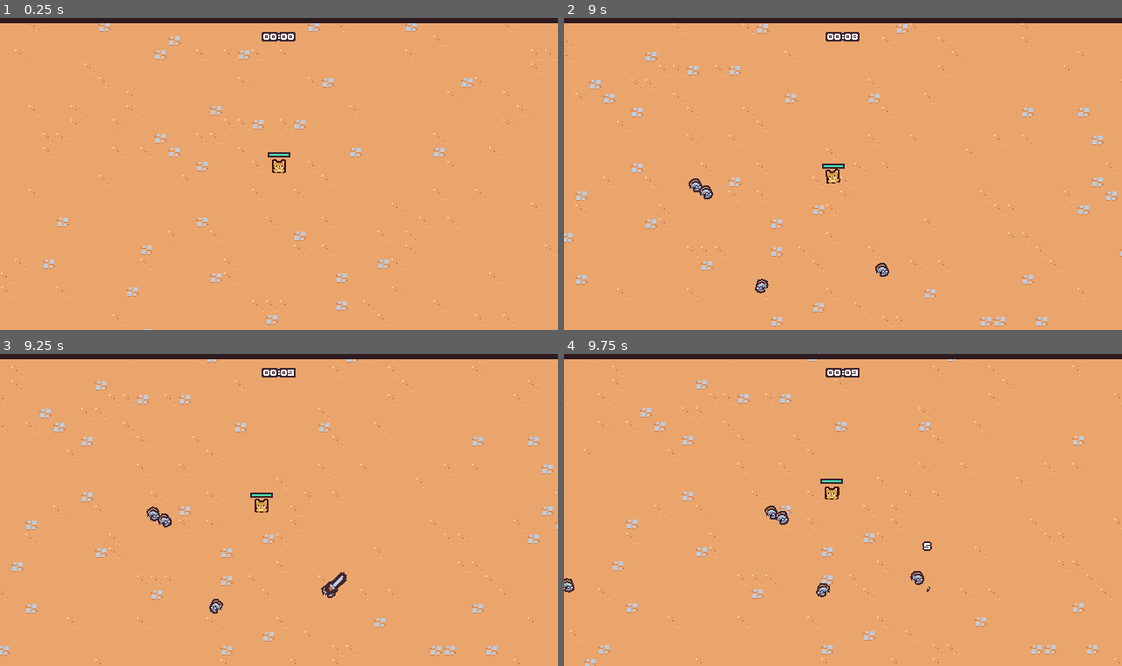
Above: before the commit, frames 1-4 (two rows, left to right).
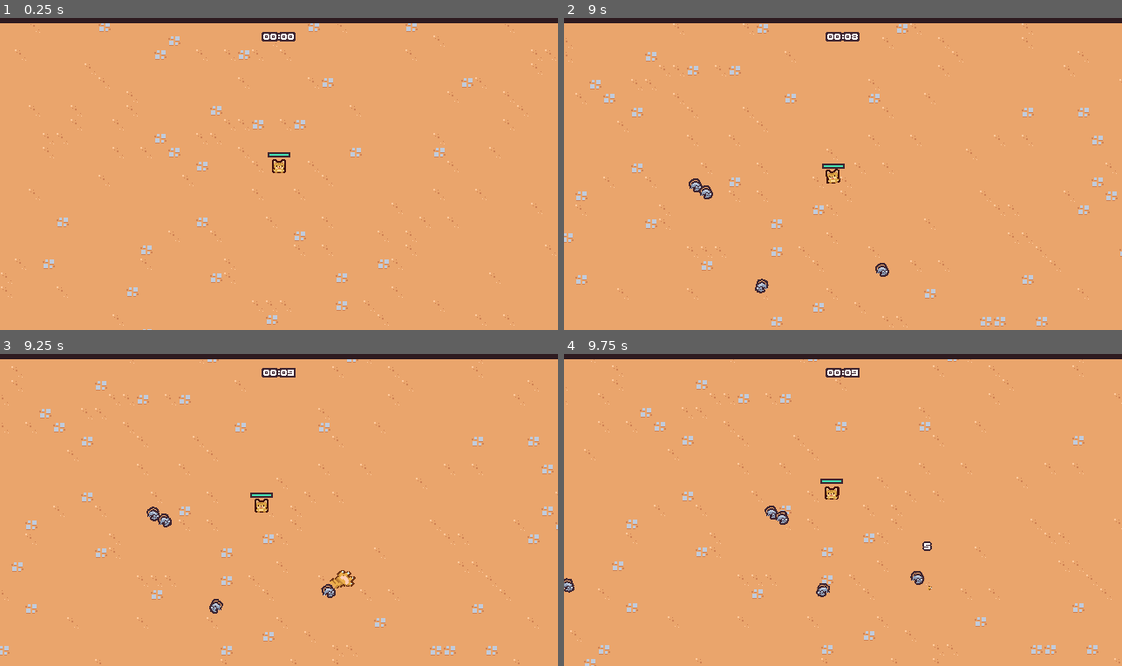
Above: after the commit, the same moments.

Repository: sorunaway/2d_survivors_demo_by_Godot
Game: Godot game, scene res://scenes/main/Main.tscn
Same seed, same stepped clock (60 frames per second), same inputs: the game is played once before the commit and once after it.
Inputs (mouse positions are in pixels of both pictures, inside the frame that each line leads up to):
- Up to frame 1 (0.25 s): no input
- Up to frame 2 (9 s): tap Enter at 0.5 s; move the mouse to (965, 158) at 0.52 s; press the mouse at (965, 158) at 0.53 s; hold D (move_right) 0.53-1.28 s; move the mouse to (731, 189) at 1.27 s; release the mouse at (731, 189) at 1.28 s; hold S (move_down) 1.28-2.03 s; click (731, 189) at 1.35 s; move the mouse to (898, 105) at 2.02 s; press the mouse at (898, 105) at 2.03 s; hold D (move_right) 2.03-2.78 s; move the mouse to (815, 236) at 2.77 s; release the mouse at (815, 236) at 2.78 s; hold W (move_up) 2.78-3.53 s; click (815, 236) at 2.85 s; move the mouse to (1010, 220) at 3.52 s; press the mouse at (1010, 220) at 3.53 s; hold A (move_left) 3.53-5.03 s; move the mouse to (675, 127) at 4.27 s; release the mouse at (675, 127) at 4.28 s; click (675, 127) at 4.35 s; move the mouse to (870, 174) at 5.02 s; press the mouse at (870, 174) at 5.03 s; hold S (move_down) 5.03-5.78 s; move the mouse to (759, 96) at 5.77 s; release the mouse at (759, 96) at 5.78 s; hold D (move_right) 5.78-6.53 s; click (759, 96) at 5.85 s; move the mouse to (965, 158) at 6.52 s; press the mouse at (965, 158) at 6.53 s; hold W (move_up) 6.53-7.28 s; move the mouse to (731, 189) at 7.27 s; release the mouse at (731, 189) at 7.28 s; hold D (move_right) 7.28-8.03 s; click (731, 189) at 7.35 s; move the mouse to (898, 105) at 8.02 s; press the mouse at (898, 105) at 8.03 s; hold S (move_down) 8.03-8.78 s; move the mouse to (815, 236) at 8.77 s; release the mouse at (815, 236) at 8.78 s; hold A (move_left) from 8.78 s (still down); click (815, 236) at 8.85 s
- Up to frame 3 (9.25 s): keep holding A (move_left)
- Up to frame 4 (9.75 s): move the mouse to (1010, 556) at 9.52 s; release A (move_left) at 9.53 s; press the mouse at (1010, 556) at 9.53 s; hold W (move_up) from 9.53 s (still down)

Frames 1-2 are identical in both runs. In frame 3, 0.2% of the frame differs, in the area x 58-64%, y 69-78%; in frame 4, less than 0.1%.

Commit message:
增加UI框体,剑攻击图像替换

Diff:
--- a/resources/theme/pixe_theme.tres
+++ b/resources/theme/pixe_theme.tres
@@ -1,7 +1,17 @@
-[gd_resource type="Theme" load_steps=2 format=3 uid="uid://d1ohceo06kk7u"]
+[gd_resource type="Theme" load_steps=4 format=3 uid="uid://d1ohceo06kk7u"]
 
 [ext_resource type="FontFile" uid="uid://yxbca57dowyj" path="res://resources/theme/ThaleahFat.ttf" id="1_p1yg6"]
+[ext_resource type="Texture2D" uid="uid://bequkxaqaq0p7" path="res://assets/ui/ui.png" id="1_pgmju"]
+
+[sub_resource type="StyleBoxTexture" id="StyleBoxTexture_oqsyt"]
+texture = ExtResource("1_pgmju")
+texture_margin_left = 4.0
+texture_margin_top = 4.0
+texture_margin_right = 4.0
+texture_margin_bottom = 6.0
+region_rect = Rect2(11, 11, 26, 28)
 
 [resource]
 default_font = ExtResource("1_p1yg6")
 default_font_size = 16
+PanelContainer/styles/panel = SubResource("StyleBoxTexture_oqsyt")
--- a/scenes/ability/sword_ability/sword_ability.tscn
+++ b/scenes/ability/sword_ability/sword_ability.tscn
@@ -1,8 +1,8 @@
 [gd_scene load_steps=8 format=3 uid="uid://bfkrpa5qceqta"]
 
-[ext_resource type="Texture2D" uid="uid://dg0uutmxbcx1l" path="res://scenes/ability/sword_ability/sword.png" id="1_7ytsj"]
 [ext_resource type="Script" uid="uid://bau6fjm0si3o0" path="res://scenes/ability/sword_ability/sword_ability.gd" id="1_psnup"]
 [ext_resource type="PackedScene" uid="uid://ceje4rlmxcth1" path="res://scenes/component/hitbox_component.tscn" id="2_0jnvx"]
+[ext_resource type="Texture2D" uid="uid://df6vbk8euct1f" path="res://scenes/ability/sword_ability/claw.png" id="2_t8g1f"]
 
 [sub_resource type="Animation" id="Animation_0jnvx"]
 length = 0.001
@@ -117,8 +117,8 @@
 autoplay = "swing"
 
 [node name="Sprite2D" type="Sprite2D" parent="."]
-texture = ExtResource("1_7ytsj")
-offset = Vector2(0, -8)
+texture = ExtResource("2_t8g1f")
+offset = Vector2(0, -12)
 
 [node name="HitboxComponent" parent="." instance=ExtResource("2_0jnvx")]
 
--- a/scenes/manager/upgrade_manager.gd
+++ b/scenes/manager/upgrade_manager.gd
@@ -53,8 +53,8 @@
 func pick_upgrades():
 	# 为已选择能力创建一个空数组
 	var chosen_upgrades: Array[AbilityUpgrade] = []
-	# 重复两次筛选待升级能力选项
-	for i in 2:
+	# 重复3次筛选待升级能力选项
+	for i in 3:
 		if upgrade_pool.items.size() == chosen_upgrades.size():
 			break
 		var chosen_upgrade = upgrade_pool.pick_item(chosen_upgrades)
--- a/scenes/ui/end_screen.tscn
+++ b/scenes/ui/end_screen.tscn
@@ -1,7 +1,6 @@
-[gd_scene load_steps=3 format=3 uid="uid://dcxa6eem6j7cp"]
+[gd_scene load_steps=2 format=3 uid="uid://dcxa6eem6j7cp"]
 
 [ext_resource type="Script" uid="uid://t8y51to0oyv3" path="res://scenes/ui/end_screen.gd" id="1_noxrh"]
-[ext_resource type="Theme" uid="uid://c00et0l5x8dfd" path="res://scenes/ui/theme1.tres" id="2_3fy8f"]
 
 [node name="EndScreen" type="CanvasLayer"]
 process_mode = 3
@@ -13,7 +12,6 @@
 anchor_bottom = 1.0
 grow_horizontal = 2
 grow_vertical = 2
-theme = ExtResource("2_3fy8f")
 
 [node name="PanelContainer" type="PanelContainer" parent="MarginContainer"]
 layout_mode = 2
--- a/scenes/ui/theme1.tres
+++ /dev/null
@@ -1,7 +0,0 @@
-[gd_resource type="Theme" load_steps=2 format=3 uid="uid://c00et0l5x8dfd"]
-
-[ext_resource type="FontFile" uid="uid://yxbca57dowyj" path="res://resources/theme/ThaleahFat.ttf" id="1_ak26g"]
-
-[resource]
-default_font = ExtResource("1_ak26g")
-default_font_size = 16
--- a/scenes/ui/upgrade_screen.tscn
+++ b/scenes/ui/upgrade_screen.tscn
@@ -1,6 +1,5 @@
-[gd_scene load_steps=4 format=3 uid="uid://ctln5wx6raj0g"]
+[gd_scene load_steps=3 format=3 uid="uid://ctln5wx6raj0g"]
 
-[ext_resource type="Theme" uid="uid://c00et0l5x8dfd" path="res://scenes/ui/theme1.tres" id="1_680ne"]
 [ext_resource type="Script" uid="uid://byqpoo04xj2gf" path="res://scenes/ui/upgrade_screen.gd" id="1_f0nl4"]
 [ext_resource type="PackedScene" uid="uid://bhfpvut2hc53s" path="res://scenes/ui/ability_upgrade_card.tscn" id="2_f0nl4"]
 
@@ -15,7 +14,6 @@
 anchor_bottom = 1.0
 grow_horizontal = 2
 grow_vertical = 2
-theme = ExtResource("1_680ne")
 
 [node name="CardContainer" type="HBoxContainer" parent="MarginContainer"]
 unique_name_in_owner = true
Binary file added: assets/ui/ui.png
Not shown, added: assets/ui/ui.png.import
Binary file added: scenes/ability/sword_ability/claw.png
Not shown, added: scenes/ability/sword_ability/claw.png.import
